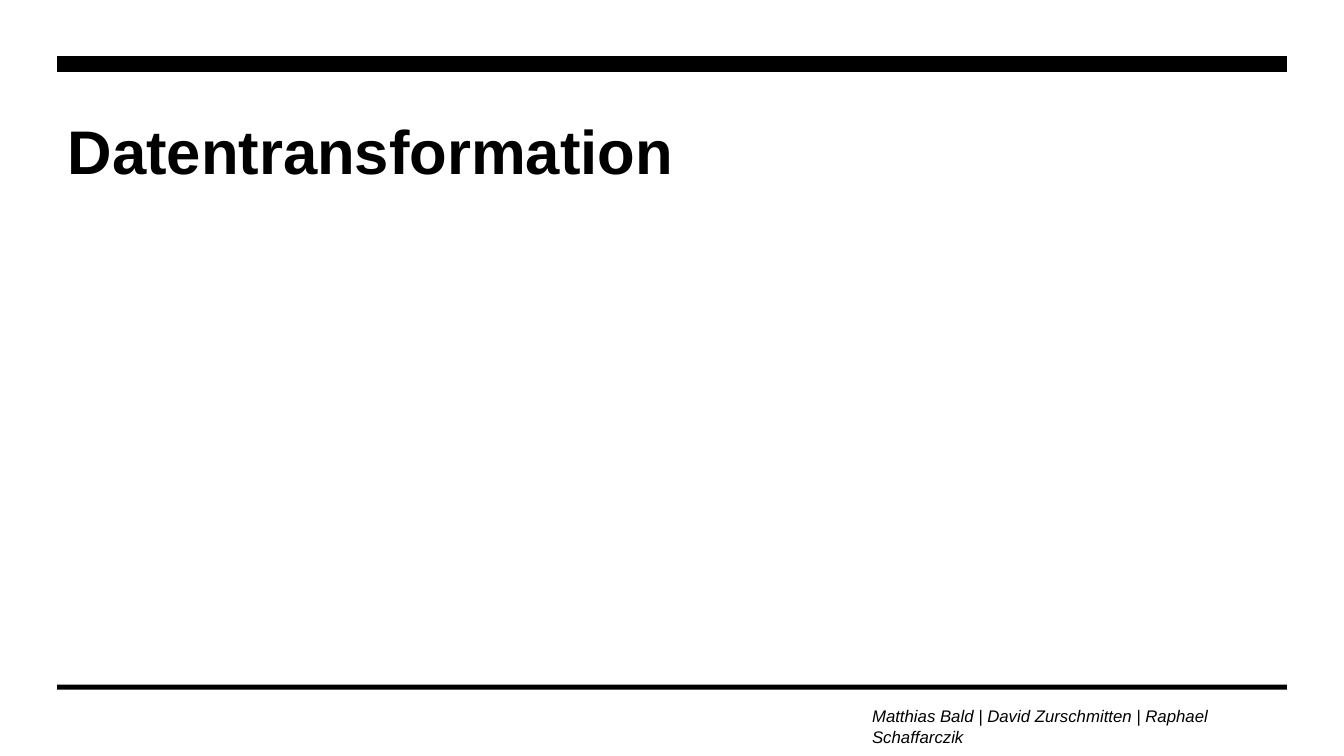
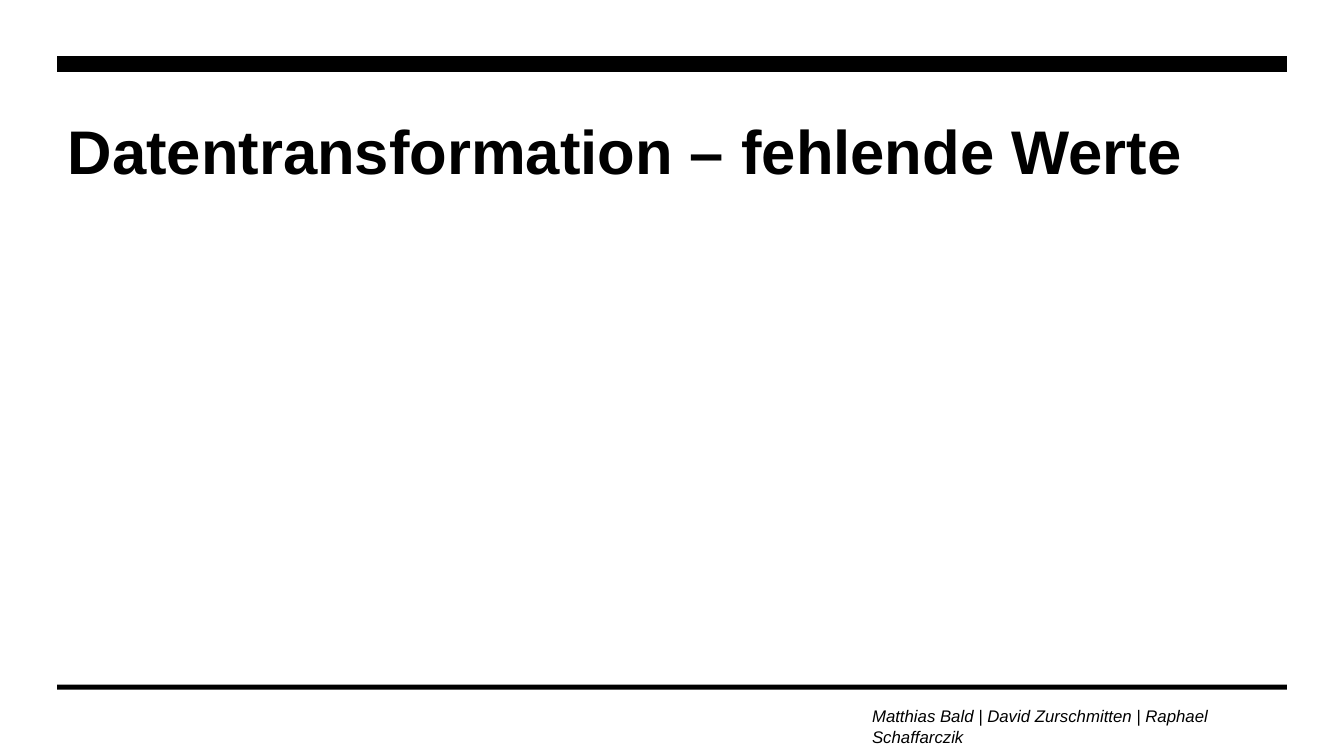
Before and after one commit to zurdavid/projektpraktikum-datascience, a slide deck: slide 18 of präsentationen/Meilenstein2_Praesentation.pptx (slide 12 before the commit). Drawn at 1344x756 pixels with LibreOffice and Linux fonts; fonts in the diff are those of the drawing; background and template pictures are left out. Boxes give left, top, right and bottom in pixels: in the first picture for what was removed or moved away, otherwise in the second. Text is boxed around its words. In the diff, an @@ line names an element or a change of style, - is before the commit and + after.

```diff
--- a/präsentationen/Meilenstein2_Praesentation.pptx
+++ b/präsentationen/Meilenstein2_Praesentation.pptx
@@ title at (x1=68, y1=129, x2=1181, y2=175): text changed @@
-Datentransformation
+Datentransformation – fehlende Werte
```
Also in this commit, not shown: 10 other slides changed, 8 slides added, 8 slides removed, 1 other file.
